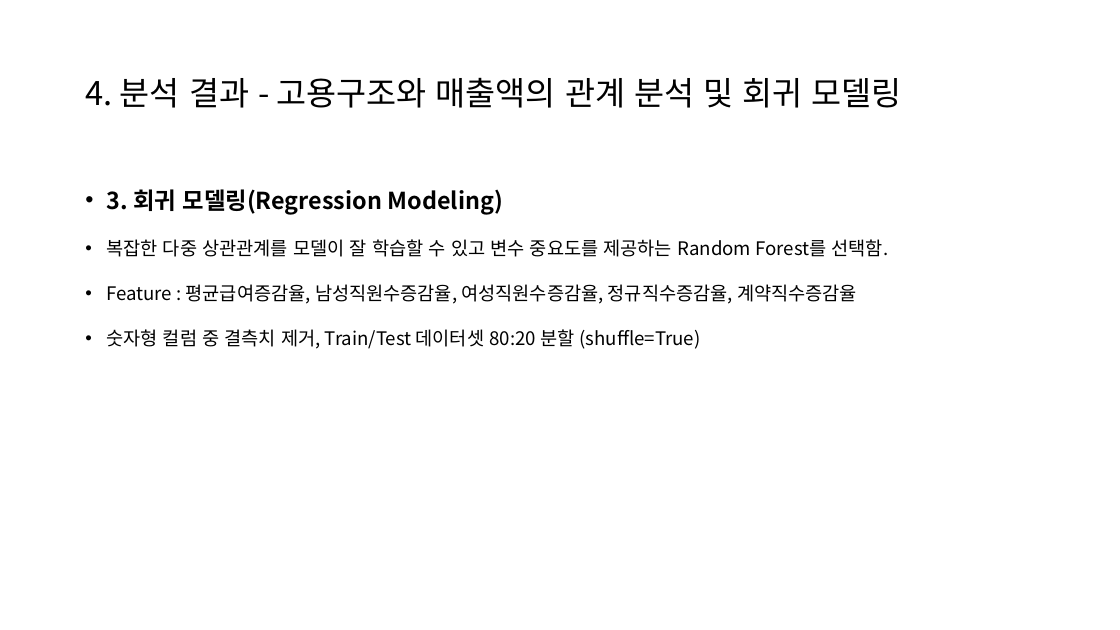
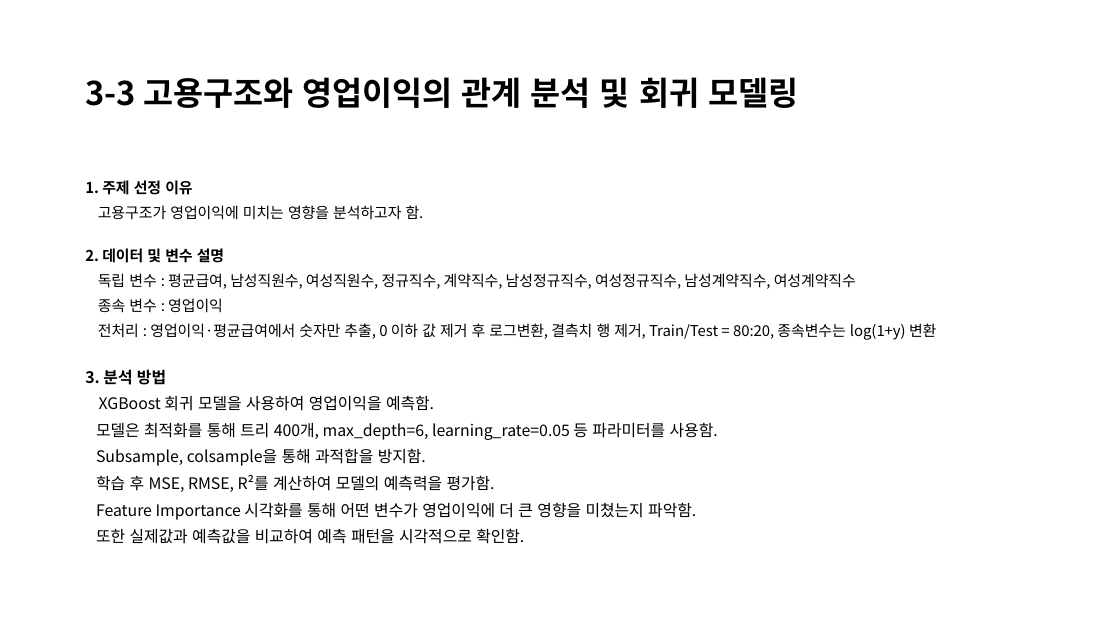
Before and after one commit to namdkgo/BigDataProject, a slide deck: slide 46 of 202344083_남동관_빅데이터_기말프로젝트_보고서.pptx (slide 9 before the commit). Drawn at 1120x630 pixels with LibreOffice and Linux fonts; fonts in the diff are those of the drawing. Boxes give left, top, right and bottom in pixels: in the first picture for what was removed or moved away, otherwise in the second. Text is boxed around its words. In the diff, an @@ line names an element or a change of style, - is before the commit and + after.

```diff
--- a/202344083_남동관_빅데이터_기말프로젝트_보고서.pptx
+++ b/202344083_남동관_빅데이터_기말프로젝트_보고서.pptx
@@ title at box(85, 77, 798, 108): text changed; bold on @@
-4. 분석 결과 - 고용구조와 매출액의 관계 분석 및 회귀 모델링
+3-3 고용구조와 영업이익의 관계 분석 및 회귀 모델링
@@ text at box(85, 180, 936, 544): text changed; size 16 to 13.6 pt @@
-• 3. 회귀 모델링(Regression Modeling)
-• 복잡한 다중 상관관계를 모델이 잘 학습할 수 있고 변수 중요도를 제공하는 Random Forest를 선택함.
-• Feature : 평균급여증감율, 남성직원수증감율, 여성직원수증감율, 정규직수증감율, 계약직수증감율
-• 숫자형 컬럼 중 결측치 제거, Train/Test 데이터셋 80:20 분할 (shuffle=True)
+1. 주제 선정 이유
+고용구조가 영업이익에 미치는 영향을 분석하고자 함.
+2. 데이터 및 변수 설명
+독립 변수 : 평균급여, 남성직원수, 여성직원수, 정규직수, 계약직수, 남성정규직수, 여성정규직수, 남성계약직수, 여성계약직수
+종속 변수 : 영업이익
+전처리 : 영업이익·평균급여에서 숫자만 추출, 0 이하 값 제거 후 로그변환, 결측치 행 제거, Train/Test = 80:20, 종속변수는 log(1+y) 변환
+3. 분석 방법
+XGBoost 회귀 모델을 사용하여 영업이익을 예측함.
+모델은 최적화를 통해 트리 400개, max_depth=6, learning_rate=0.05 등 파라미터를 사용함.
+Subsample, colsample을 통해 과적합을 방지함.
+학습 후 MSE, RMSE, R²를 계산하여 모델의 예측력을 평가함.
+Feature Importance 시각화를 통해 어떤 변수가 영업이익에 더 큰 영향을 미쳤는지 파악함.
+또한 실제값과 예측값을 비교하여 예측 패턴을 시각적으로 확인함.
```
Also in this commit, not shown: 10 other slides changed, 49 slides added, 5 other files.
